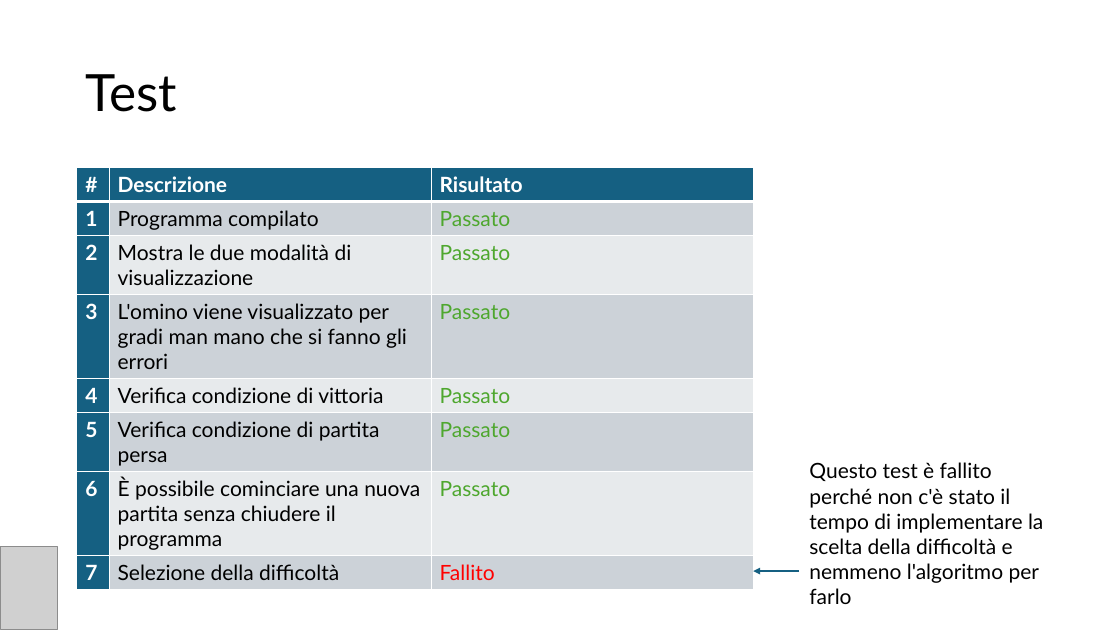
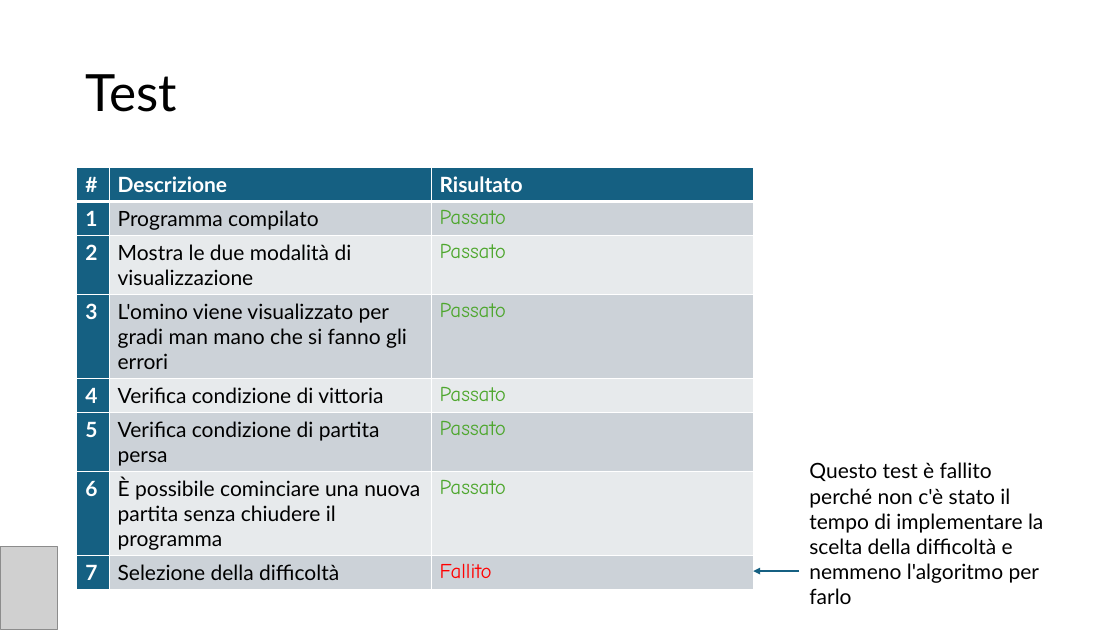
Before and after one commit to geo-petrini/impiccato, a slide deck: slide 8 of docs/Presentazione fatta male.pptx. Drawn at 1120x630 pixels with LibreOffice and Linux fonts; fonts in the diff are those of the drawing; grey boxes stand for pictures. Boxes give left, top, right and bottom in pixels: in the first picture for what was removed or moved away, otherwise in the second. Text is boxed around its words. In the diff, an @@ line names an element or a change of style, - is before the commit and + after.

Commit message:
mix font

```diff
--- a/docs/Presentazione fatta male.pptx
+++ b/docs/Presentazione fatta male.pptx
@@ table at bbox=[77, 168, 753, 590] @@
@@ font Lato to Comic Neue in "Passato", "Passato", "Passato", "Passato" and 3 more places @@
```
Also in this commit, not shown: 4 other slides changed.
